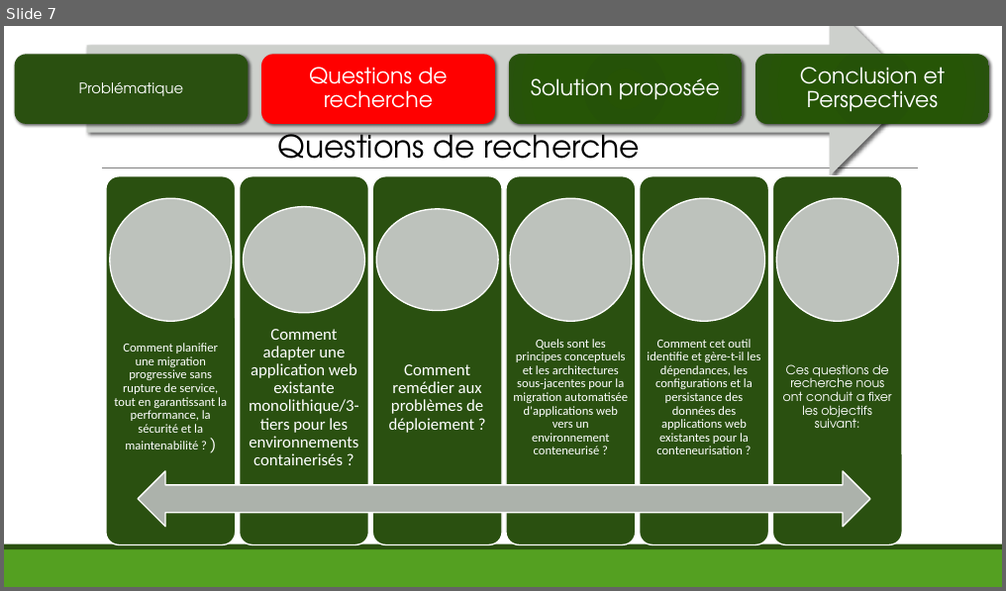
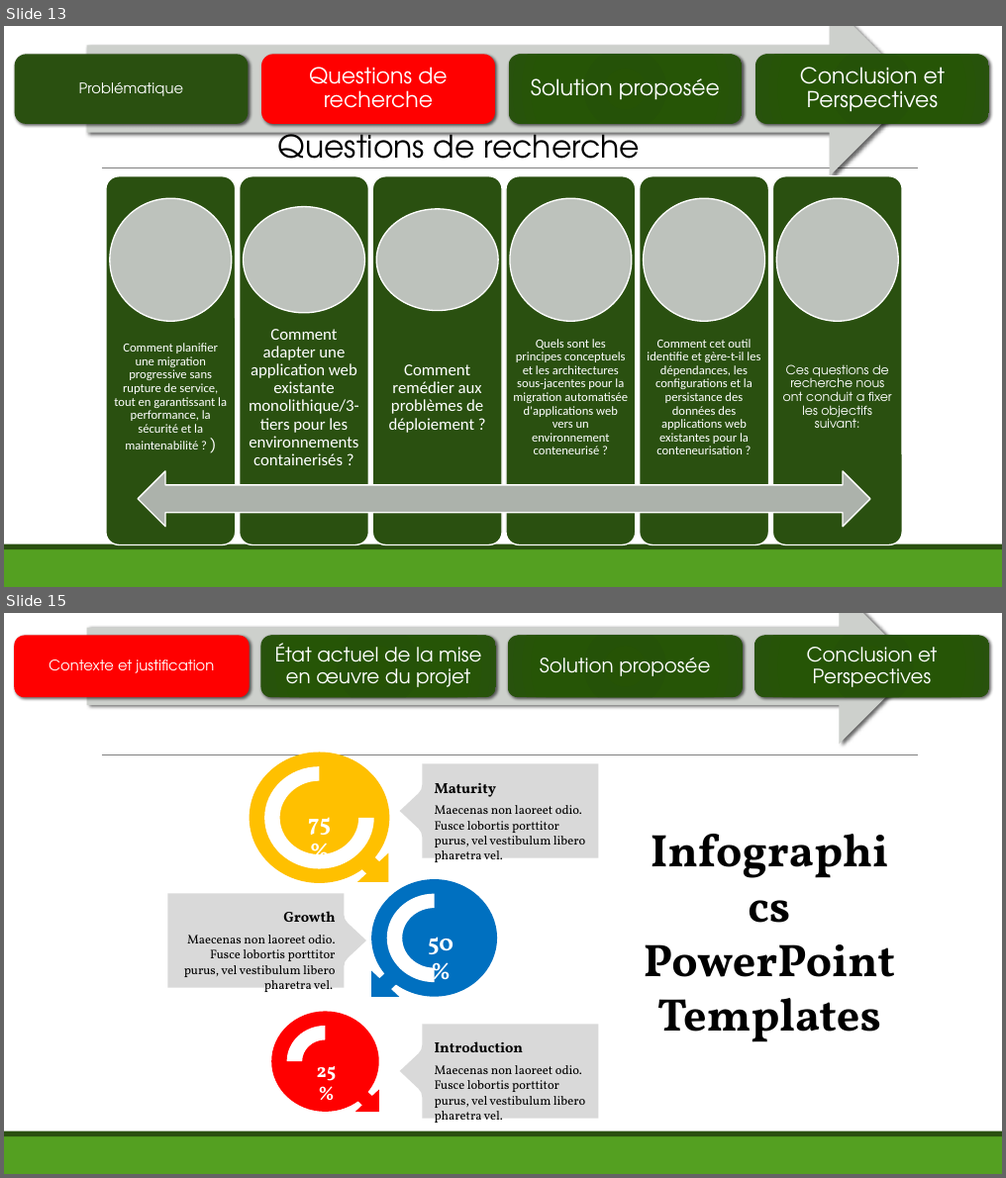
Before and after one commit to dahiroumohamadou/projet-memo-m2, a slide deck: Presentation.pptx. Shown one above the other, each under a label of ours: slide 7 before the commit, slides 13 and 15 after it; the slides between them are not shown. The pictures are 1006x591 and 1006x1178 pixels, drawn with LibreOffice and Linux fonts; fonts in the diff are those of the drawing. Boxes give left, top, right and bottom in pixels: in the first picture for what was removed or moved away, otherwise in the second. Text is boxed around its words. In the diff, an @@ line names an element or a change of style, - is before the commit and + after.

Commit message:
mise à jour du powerpoint

```diff
--- a/Presentation.pptx
+++ b/Presentation.pptx
@@ slide 15 added at <box>4,613,1002,1174</box>, background #FFFFFF; not listed: 3 template elements that a slide beside it also shows @@
@@ group added at <box>15,613,989,744</box>: 4 rounded rectangles, 4 texts, 1 right arrow @@
+Contexte et justification
+État actuel de la mise en œuvre du projet
+Solution proposée
+Conclusion et Perspectives
@@ group added at <box>168,753,895,1123</box>: 12 freeform shapes, 7 texts @@
+Infographics PowerPoint Templates
+50%
+25%
+75%
+Maturity
+Maecenas non laoreet odio. Fusce lobortis porttitor purus, vel vestibulum libero pharetra vel.
+Introduction
+Maecenas non laoreet odio. Fusce lobortis porttitor purus, vel vestibulum libero pharetra vel.
+Growth
+Maecenas non laoreet odio. Fusce lobortis porttitor purus, vel vestibulum libero pharetra vel.
@@ what was slide 7 is now slide 13 @@
```
Also in this commit, not shown: 2 slides changed, 8 other slides added, 9 other files.
